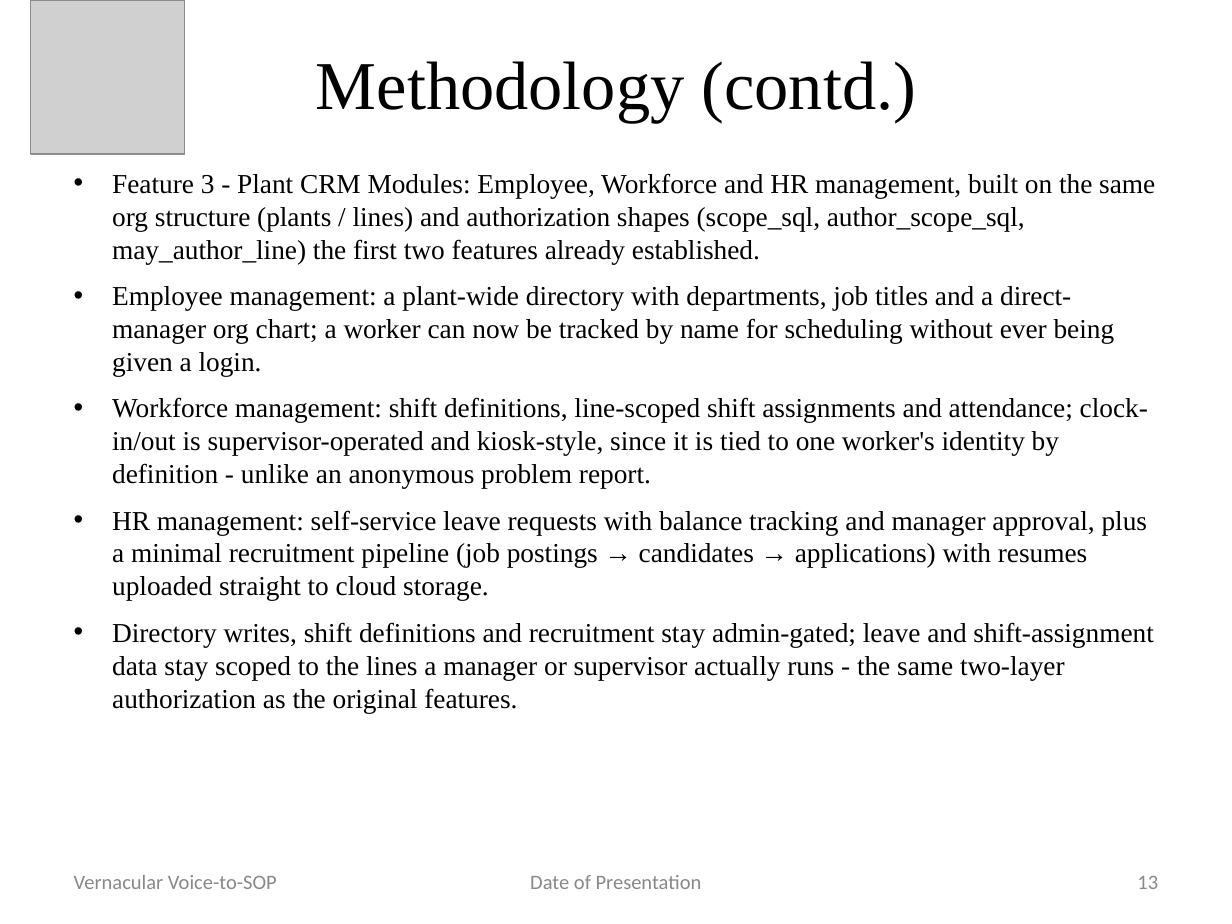
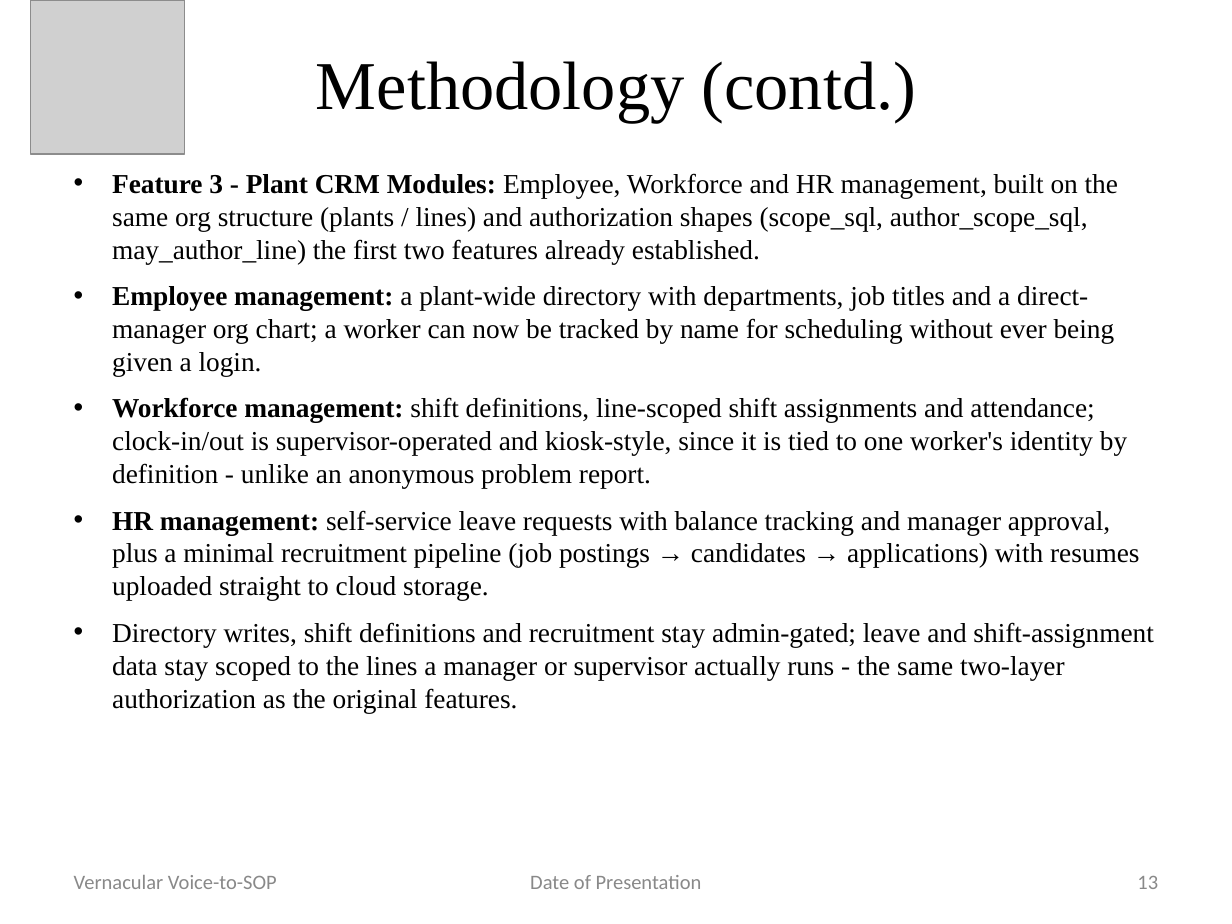
Before and after one commit to Atharva0222/vernacular-voice-to-sop, a slide deck: slide 13 of Voice_to_SOP_ppt_2.pptx. Drawn at 1232x924 pixels with LibreOffice and Linux fonts; fonts in the diff are those of the drawing; grey boxes stand for pictures. Boxes give left, top, right and bottom in pixels: in the first picture for what was removed or moved away, otherwise in the second. Text is boxed around its words. In the diff, an @@ line names an element or a change of style, - is before the commit and + after.

```diff
--- a/Voice_to_SOP_ppt_2.pptx
+++ b/Voice_to_SOP_ppt_2.pptx
@@ text at <box>112,173,1139,600</box>: bold on in "Feature 3 - Plant CRM Modules:", "Employee management:", "Workforce management:", "HR management:" @@
```
Also in this commit, not shown: 5 other slides changed, 1 slide added, 17 other files.
